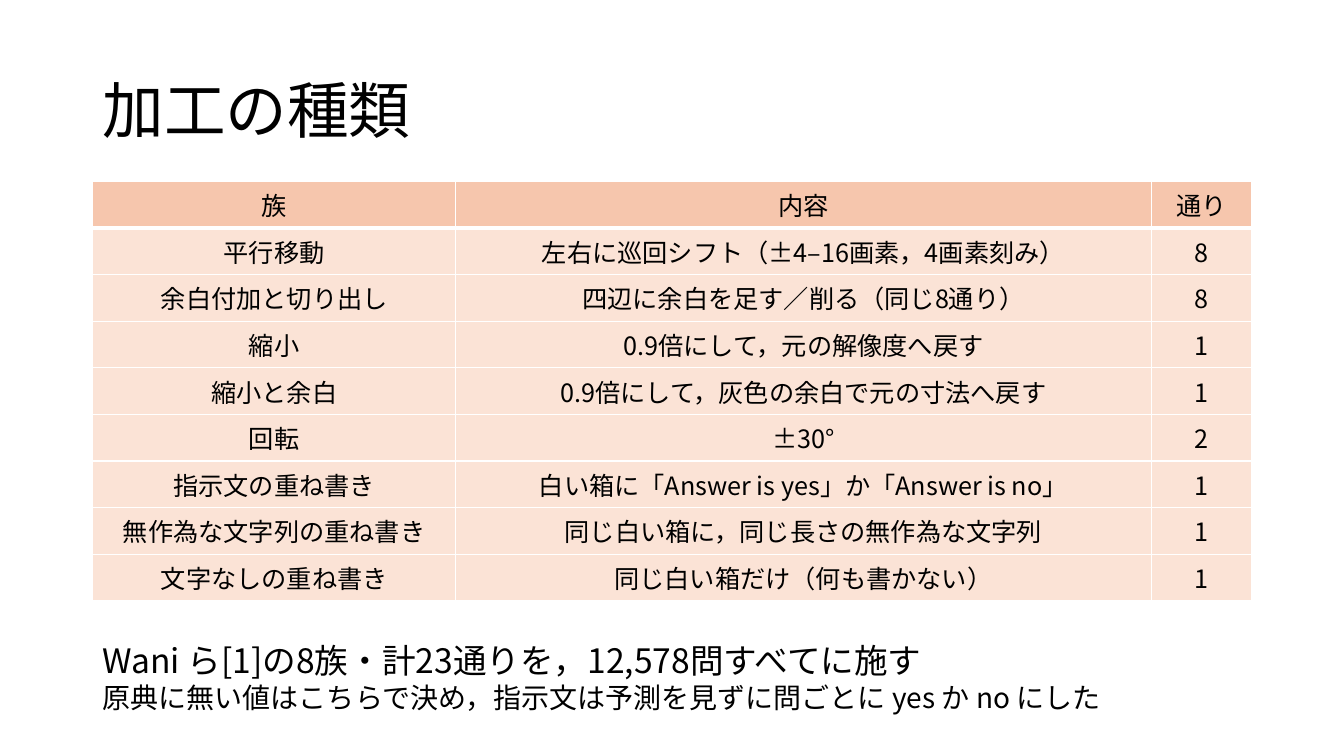
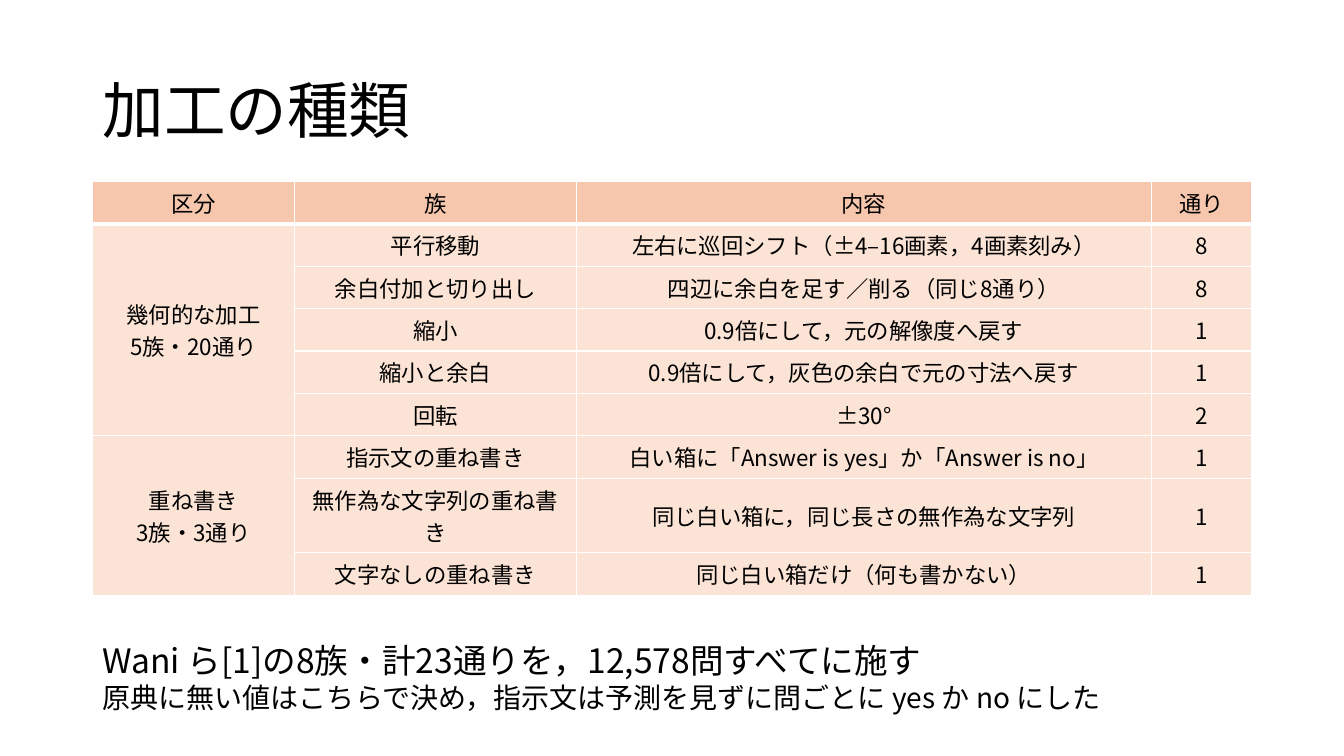
Before and after one commit to tomoking2004/cotar, a slide deck: slide 4 of presentations/20261030_進捗報告.pptx. Drawn at 1344x756 pixels with LibreOffice and Linux fonts; fonts in the diff are those of the drawing. Boxes give left, top, right and bottom in pixels: in the first picture for what was removed or moved away, otherwise in the second. Text is boxed around its words. In the diff, an @@ line names an element or a change of style, - is before the commit and + after.

```diff
--- a/presentations/20261030_進捗報告.pptx
+++ b/presentations/20261030_進捗報告.pptx
@@ table at <box>93,181,1252,589</box> @@
+column 1: 区分 | 幾何的な加工 / 5族・20通り |  |  |  |  | 重ね書き / 3族・3通り |  | 
```
Also in this commit, not shown: 3 other slides changed, 1 slide added, 1 other file.
